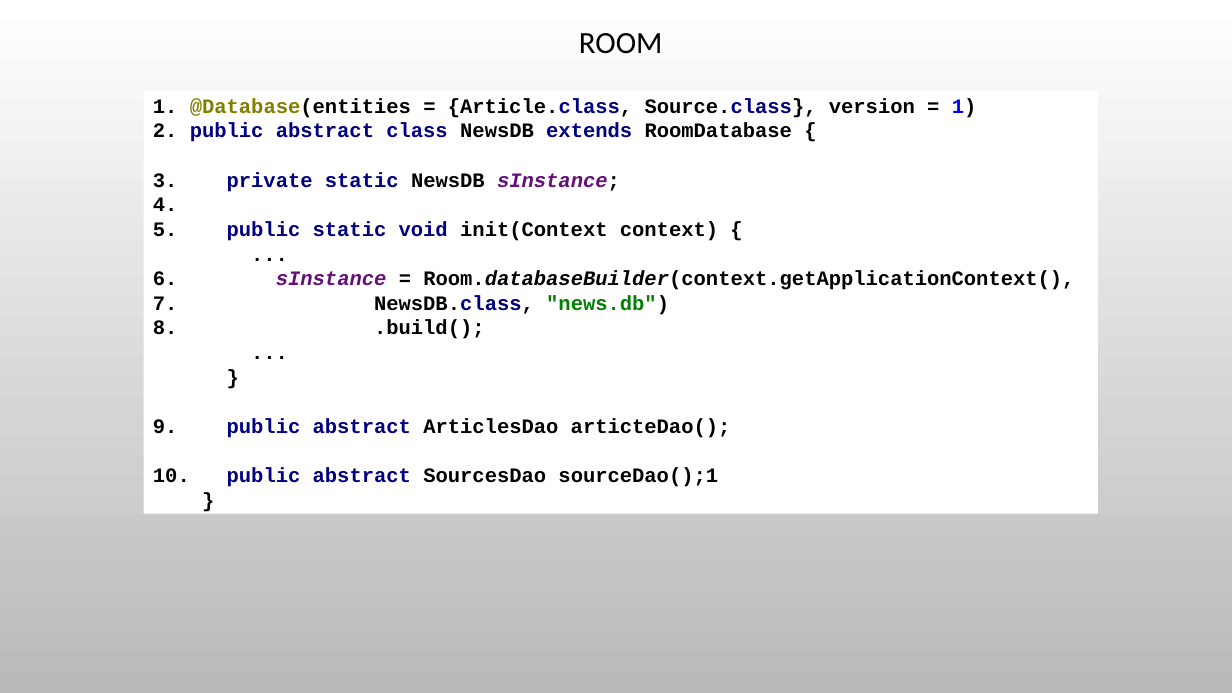
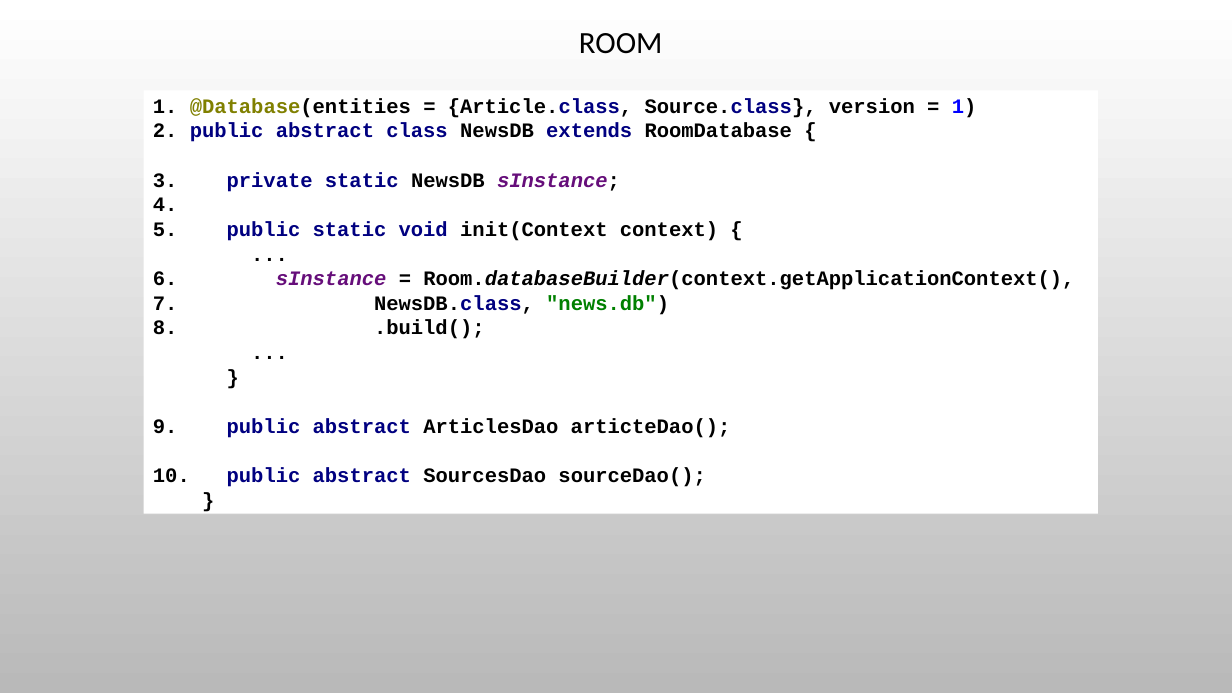
Before and after one commit to integer222/NewsApi, a slide deck: slide 3 of Room_MeetUp_2017.pptx. Drawn at 1232x693 pixels with LibreOffice and Linux fonts; fonts in the diff are those of the drawing; background and template pictures are left out. Boxes give left, top, right and bottom in pixels: in the first picture for what was removed or moved away, otherwise in the second. Text is boxed around its words. In the diff, an @@ line names an element or a change of style, - is before the commit and + after.

Commit message:
(fix) pptx

```diff
--- a/Room_MeetUp_2017.pptx
+++ b/Room_MeetUp_2017.pptx
@@ text at bbox=[153, 98, 1074, 487]: text changed @@
-1. @Database(entities = {Article.class, Source.class}, version = 1)
-2. public abstract class NewsDB extends RoomDatabase {
-3. private static NewsDB sInstance;
-4.
-5. public static void init(Context context) {
-...
-6. sInstance = Room.databaseBuilder(context.getApplicationContext(),
-7. NewsDB.class, "news.db")
-8. .build();
-...
-}
-9. public abstract ArticlesDao articteDao();
-10. public abstract SourcesDao sourceDao();1
-}
+1. @Database(entities = {Article.class, Source.class}, version = 1)
+2. public abstract class NewsDB extends RoomDatabase {
+3. private static NewsDB sInstance;
+4.
+5. public static void init(Context context) {
+...
+6. sInstance = Room.databaseBuilder(context.getApplicationContext(),
+7. NewsDB.class, "news.db")
+8. .build();
+...
+}
+9. public abstract ArticlesDao articteDao();
+10. public abstract SourcesDao sourceDao();
+}
```
Also in this commit, not shown: 1 other slide changed.
